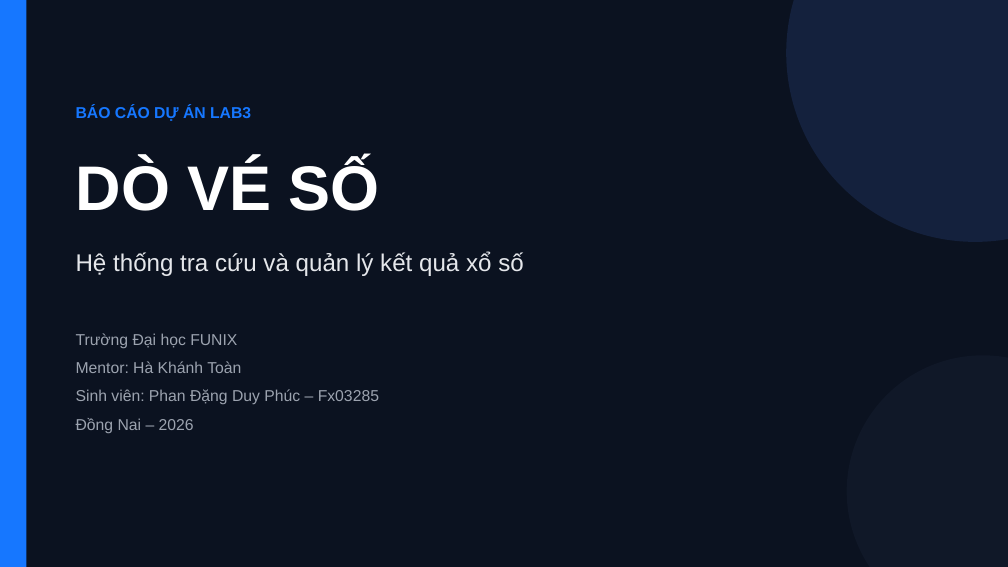
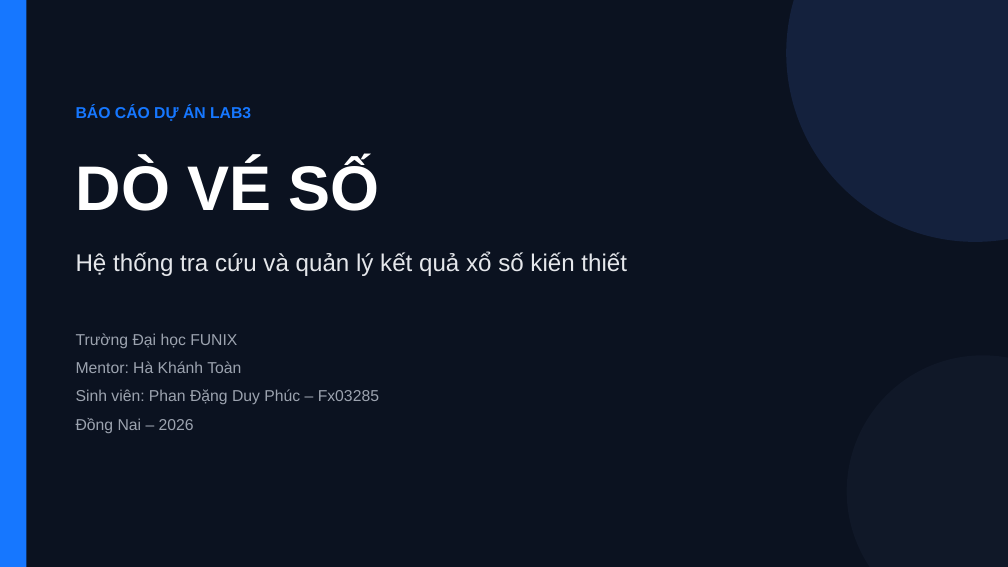
Before and after one commit to Stratoze/lab301, a slide deck: slide 1 of Task 9/Presentation/DoVeSo_BaoCao_Lab3.pptx. Drawn at 1008x567 pixels with LibreOffice and Linux fonts; fonts in the diff are those of the drawing. Boxes give left, top, right and bottom in pixels: in the first picture for what was removed or moved away, otherwise in the second. Text is boxed around its words. In the diff, an @@ line names an element or a change of style, - is before the commit and + after.

```diff
--- a/Task 9/Presentation/DoVeSo_BaoCao_Lab3.pptx
+++ b/Task 9/Presentation/DoVeSo_BaoCao_Lab3.pptx
@@ text at (76,251,627,276): text changed @@
-Hệ thống tra cứu và quản lý kết quả xổ số
+Hệ thống tra cứu và quản lý kết quả xổ số kiến thiết
```
Also in this commit, not shown: 19 other slides changed, 17 other files.
